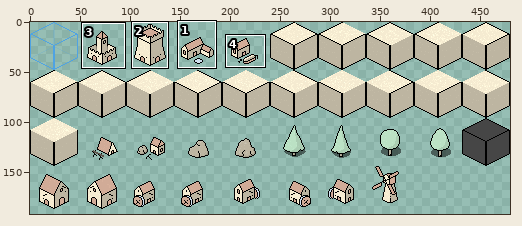
Sprite sheet -- data/gfx/paper/full_48x48.png. Above: a wide view before the commit, with the close-up outlined.
Close-up. The starting point:
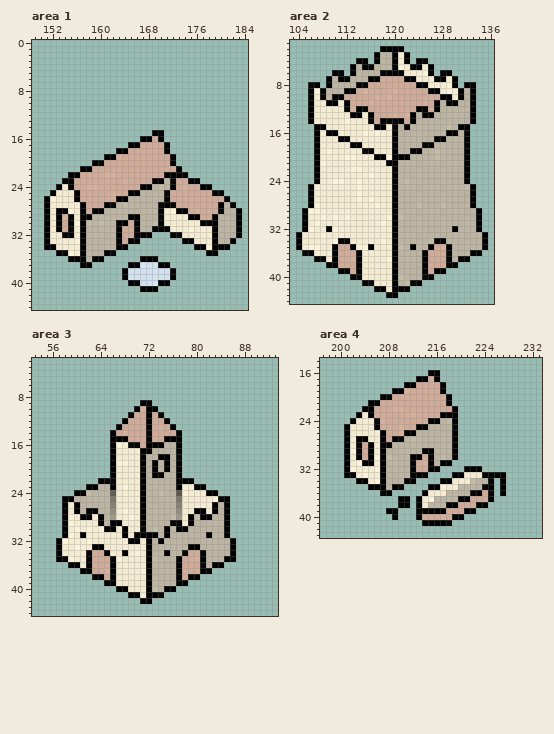
The file is 480x192 pixels. Pixels under 10% opacity are left out. Colours within 5 levels of each other are drawn and written as one. Shown: area 1: x 149..184, y 0..44; area 2: x 103..136, y 1..44; area 3: x 53..93, y 2..44; area 4: x 197..233, y 14..43. The commit also changed other parts of the picture, which this record leaves out.
Now the later version:
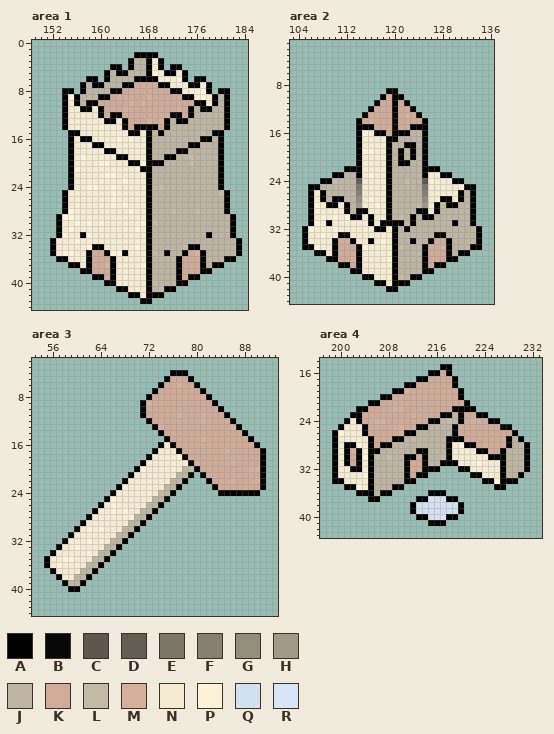
Palette (. is transparent): A #000000  B #070707  C #5f564c  D #625e53  E #7d7769  F #868072  G #938d7d  H #a09988  J #bdb5a1  K #d1ab97  L #c3bba6  M #d7b09b  N #f5ebd1  P #fcf2d7  Q #d1e1f0  R #d6e6f6
From old to new:
Changed rows in their new state; - is an unchanged pixel.
Area 1:
first column x 151:
 2 ---------------AAAA--------------
 3 --------------AJJANA-------------
 4 -----------AA-AJJANA-AB----------
 5 ----------AJABJJJAPNAANA---------
 6 -------AA-AJJJJAAAANNNPA-BA------
 7 ------AJAAJJJAAKKKKAANNNAANA-----
 8 ---BA-AJJJJBBKKKKKKKKAANNNPA-AA--
 9 ---APAJJJAAKMKKKKMKKKKKAANPNAJA--
10 ---ANAJAAKKKKKMKMKKKKKKKKAANAJA--
11 ---ANNAANAKKKMKKKKKKKKMKAJBAJJA--
12 ---ANNNNNBMABKKKKKKKKAAKAJJJJJA--
13 ---ANNNNNNAANAKKKMKMAJAAJJJJJJA--
14 ---ANNNNNPNNNBKABBAKAJJJJJJJJJA--
15 ----AANNNNNNNNAANBJ-JJJJJJLJAA---
16 ----ANAANNNNPNPNN-JJJJJJJJAAJB---
17 ----ANNNAANNNNNNNAJJJJJJAAJJJA---
18 ----ANNNNNAANNNNNAJJJJBBJJJJJA---
19 ----ANPNNNNNBBNNNAJJA-JJLJJJJA---
20 ----ANNNNPPNNNAAPAAAJJJJLJJJJA---
21 ----APNNNNNNNNNNAAJJJJJJJJJJJA---
22 -----NNNNNPPNNNNNAJJJJJJJJJJJA---
23 ---.-NNNNNNNNPNNNAJJ-JJJJJJJJA---
24 --..-NNPPNNPNNNNN----JJJJJJJJA---
25 -..A-NNNNNNPNNNNNA--JJJJJJJJJLA--
26 ...A-NNNNNNPNNNNNA--JJJJJJJJJJ---
27 ...A--NNNNNPNPNNNA-JJJJJJJJJJJA.-
28 ...---NNNNNNNNPNNA-JJLJJJLJJJJA..
29 ..-PP-NNNNNNNNNNNA-JJJJJJJJJJ--A.
30 ..-NN-NPNPNNNNNNPA-JJJJJJJJJJ--A.
31 ..-NP-NNNNNNNNNPNAJJJJJJJJJJJ--A.
32 ..APN--PNNNNNNNNN-JJJJJJJJJAJ--A.
33 .A----NNNNNNNNNNNAJJJJJJJJJJJ--JA
34 .-----NPAANNNNNPNAJJJJJLB-JJJJJJA
35 -ANP--NAKK-PPANNNALJAJJAKMAJJJJJA
36 --BANNNAKKKANNNNN-JJJJAKKKBJJJAA-
37 ----AAN-KKMANNNNPAJJJJAKKKAJAA---
38 ------AAKKKANNNNNAJJJJAKKKAA-----
39 --------AAKANNNNNAJJJJAKAA-------
40 ----------ABNNNNNALJJJBA---------
41 ------------ABNNN-JLAA-----------
42 --------------AANAAA-------------
43 ----------------BA---------------
Area 2:
first column x 104:
 2 --------------....--------------
 3 -------------......-------------
 4 ----------..-......-..----------
 5 ---------..............---------
 6 ------..-..............-..------
 7 -----......................-----
 8 --..-......................-..--
 9 --.............AB.............--
10 --............A-AA............--
11 --...........B--A-B...........--
12 --..........A---A--A..........--
13 --.........AK---B--KA.........--
14 --........AKM-KK-K-KKA........--
15 ---.......AAAKKK-KKAAA.......---
16 ---.......A--BAK-AA--A.......---
17 ---.......A----A-----A.......---
18 ---.......-----AJ-AA--.......---
19 ---.......APP--AJA--JA.......---
20 ---.......A--NNBJ-JA-A.......---
21 ---.......A-----JAA--A.......---
22 ---.....ABB----AJ----AAA.....---
23 ---...AAJJA----AJ----ANNAA...---
24 ---.AALJJJD----AJ----CPNNNAA.---
25 ---AJJJJJJE----AJ----ENNNNNPB---
26 ----AJJJJJF----AJ----FNNNNNA----
27 ----AJAAJJG----AJ----GNNAANA----
28 -----AA-AJH----AJ----HNA-AA-----
29 -.B-----AJAA---AJ---AANA-----A.-
30 -.A------AA-A--BJ--A-AA------A.-
31 -.A--A------A-BA-A-A------A--A.-
32 -----N-------AA---A-------J-----
33 .A-----AA--------------AA-----A.
34 .A----BKKA--A------A--BKKA----A.
35 .AB------KB-N------J-AK------AA.
36 -..AA----------------------AA..-
37 ---..A--------------------A..---
38 -----..BA--------------AA..-----
39 -------..A------------A..-------
40 ---------..AA------AA..---------
41 -----------..AA--AB..-----------
42 -------------..A-..-------------
43 ---------------..---------------
Area 3:
first column x 55:
 4 ---------------------ABA-------------
 5 --------------------AKKKA------------
 6 -------------------AKKMKKB-----------
 7 ------------------AKKKKKKKA----------
 8 -----------------AKKKKKKKKMA---------
 9 -----------------MKKKKKKKKKKA--------
10 ---------------.BKKKKKKKKKKKKA-------
11 --------------..AK-KKKMKKKMKKKA------
12 -------------....---KKKKKKMKKKKA-----
13 ------------......A--KKKKKKKKKKMA----
14 -----------........A--KKKKKKKKKKKA---
15 -----------.........-KKKKKMKKKKKKKA--
16 -----------........-NAKKKKKKKKKKKKKA-
17 -----------.......ANNN-KKKKKKKMKKKKKA
18 -----------......ANNNNPBKKKKKKKKKKKKA
19 -----------.....-NNNNNNNBMKKKKKMKKKKA
20 -----------....APNNNNNNJLAKKKKKKKKMMA
21 -----------...A-NNNNNNJJB-BKKKKKKKKKA
22 ---------....A--NNNNN-J-.--AKKKMKKKMB
23 -------.....A---NNNN---....-AKKKKKKKB
24 -----......B----NNN--A.......AAAABAA-
25 ---.......AP----NN--B..........------
26 ---......ANP----N--A...........------
27 ---.....-NNP----J-A............------
28 ---....--NNN---JJA.............------
29 ---...A--NNNN-JJ-..............------
30 ---..B----NN-JJA...............------
31 ---.B-N-----JJA................------
32 --.B-------JJA..................-----
33 --------NNJJA...................-----
34 -AN----PNJJA....................-----
35 ANNP---NJJA.....................-----
36 ANPNNN-JJA....................-------
37 -ANNNNJJA...................---------
38 --ANNJJA..................-----------
39 ---BJJA---..............-------------
40 ----AA------..........---------------
41 --------------......-----------------
42 ----------------..-------------------
Area 4:
first column x 199:
15 ------------------AA-------------
16 ------------------KA-------------
17 -----------------KKKA------------
18 ------------------KKA------------
19 ------------------KKKA-----------
20 -------------------KKA-----------
21 -------------------KKKA----------
22 ----A-K--------------AAA---------
23 ---A-KK-------------JBKKAA-------
24 --ANAKKM------------JAKMKKAA-----
25 -AN--AKK-------------KKKKKKKBB---
26 APN--AKKK------------KKKKKKKKKA--
27 ANN-NNAKK----------B-AKKKKKKKAJA-
28 AN-APN-K-----------ANPAAKMKKKBJJA
29 BN-M-N-AJ-----A-J--BNNNNAAKKAJJJA
30 AN-K-P-LJ---A-KAJ--ANNNNNNAAAJJJA
31 AN-KBN-JJ---AK-BJ---ANNNPNNNAJJJA
32 ANNBA-AJJ---AK-A-----A-NNNNNAJJJA
33 ANNN--AJJ---AK------...AANNN-JJA-
34 AANNNNAJJ---------.......A-P-AA--
35 --ABPN-JJ-------...........A-----
36 ----AAAJ-------.AAA........-.----
37 ------AA---..--ARQQAA......------
38 -----------..AQQQQQQQB....-------
39 ---------..--AQQQQQQQA..---------
40 ----------.----AQQRA-.-----------
41 ---------------.---.-------------
Boxes around the changes in both close-ups, in picture pixels (x1, y1, x2, y2):
changed: (44, 52, 242, 304)
changed: (296, 46, 488, 298)
changed: (44, 370, 266, 604)
changed: (332, 364, 530, 526)
